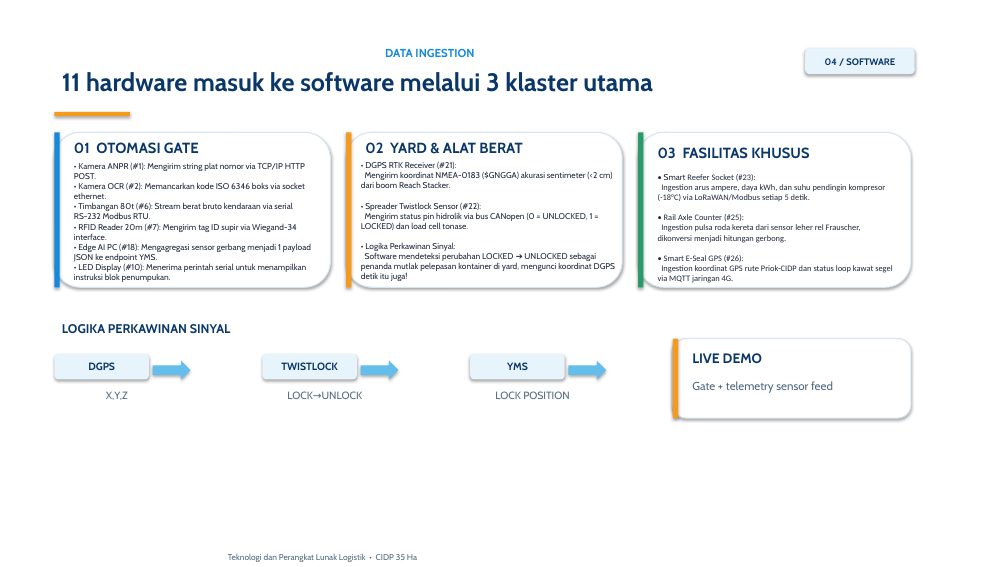
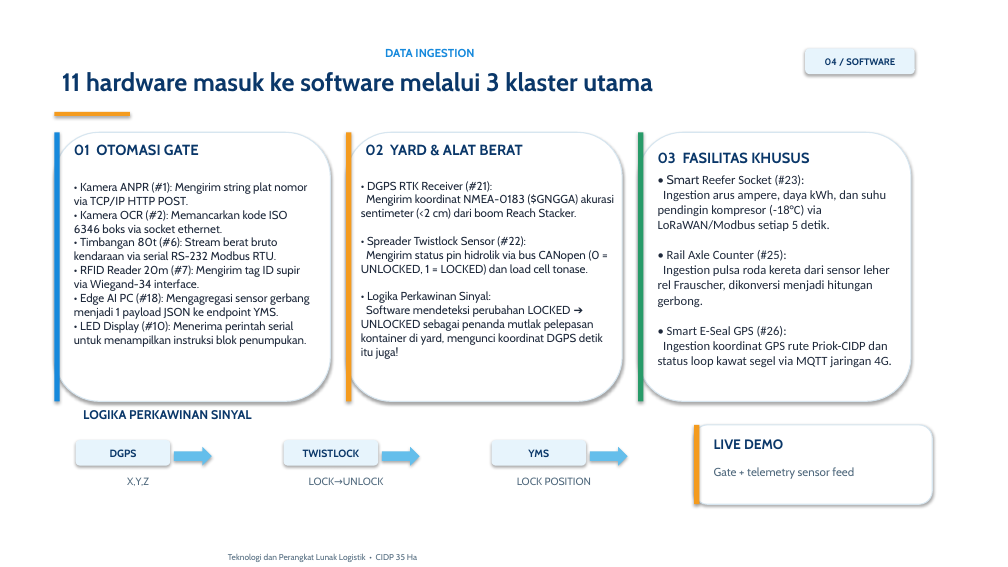
Before and after one commit to zulfikar1604/Conclusion_Intermodal_Dry_Port, a slide deck: slide 4 of software/SOFTWARE_CIDP_TEMPLATE_FINAL.pptx. Drawn at 1008x567 pixels with LibreOffice and Linux fonts; fonts in the diff are those of the drawing; background and template pictures are left out. Boxes give left, top, right and bottom in pixels: in the first picture for what was removed or moved away, otherwise in the second. Text is boxed around its words. In the diff, an @@ line names an element or a change of style, - is before the commit and + after.

```diff
--- a/software/SOFTWARE_CIDP_TEMPLATE_FINAL.pptx
+++ b/software/SOFTWARE_CIDP_TEMPLATE_FINAL.pptx
@@ rounded rectangle: place and size @@
-rounded rectangle at [54, 132, 330, 287]
+rounded rectangle at [54, 132, 330, 402]
@@ rectangle: place and size @@
-rectangle at [54, 132, 60, 287]
+rectangle at [54, 132, 60, 402]
@@ rounded rectangle: place and size @@
-rounded rectangle at [346, 132, 622, 287]
+rounded rectangle at [346, 132, 622, 402]
@@ rectangle: place and size @@
-rectangle at [346, 132, 352, 287]
+rectangle at [346, 132, 352, 402]
@@ rounded rectangle: place and size @@
-rounded rectangle at [638, 132, 911, 287]
+rounded rectangle at [638, 132, 911, 402]
@@ rectangle: place and size @@
-rectangle at [638, 132, 644, 287]
+rectangle at [638, 132, 644, 402]
@@ text "03 FASILITAS KHUSUS": place and size @@
-text "03 FASILITAS KHUSUS" at [658, 147, 809, 159]
+text "03 FASILITAS KHUSUS" at [658, 152, 809, 164]
@@ text "• Kamera ANPR (#1): Mengirim ..." at [74, 182, 310, 347]: size 8 to 11 pt @@
@@ text "• Kamera ANPR (#1): Mengirim ...": place and size @@
-text "• Kamera ANPR (#1): Mengirim ..." at [74, 163, 311, 282]
+text "• Kamera ANPR (#1): Mengirim ..." at [74, 182, 310, 347]
@@ text "• DGPS RTK Receiver (#21): ...": place and size @@
-text "• DGPS RTK Receiver (#21): ..." at [361, 162, 615, 281]
+text "• DGPS RTK Receiver (#21): ..." at [361, 181, 614, 359]
@@ text "• DGPS RTK Receiver (#21): ..." at [361, 181, 614, 359]: size 8 to 11 pt @@
@@ text "• Smart Reefer Socket (#23): ..." at [658, 175, 891, 367]: size 8 to 12 pt @@
@@ 9 texts, 5 rounded rectangles, 3 right arrows, 1 rectangle: place and size @@
-9 texts, 5 rounded rectangles, 3 right arrows, 1 rectangle at [54, 324, 911, 418]
+9 texts, 5 rounded rectangles, 3 right arrows, 1 rectangle at [76, 410, 932, 504]
```
Also in this commit, not shown: 3 other slides changed, 10 other files.
